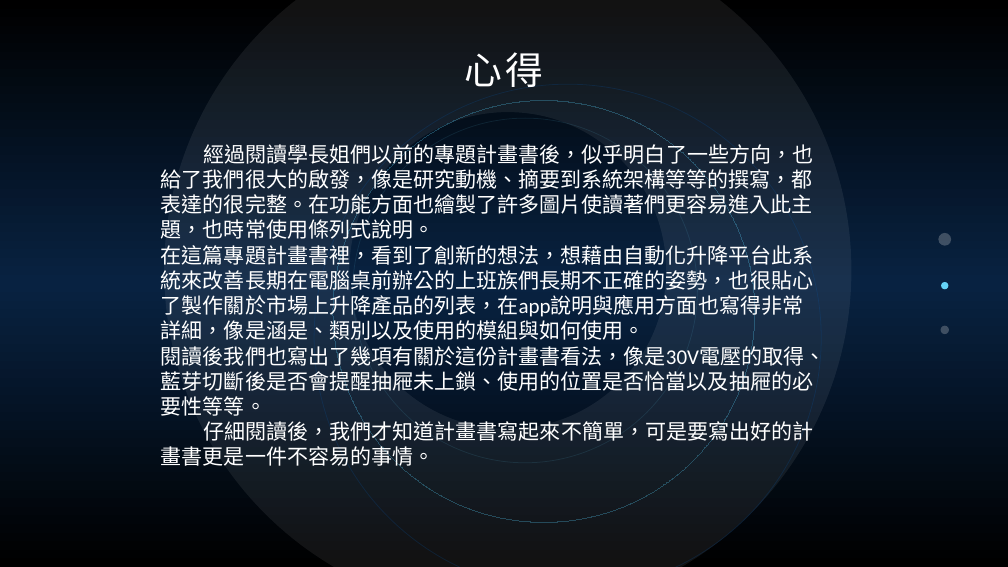
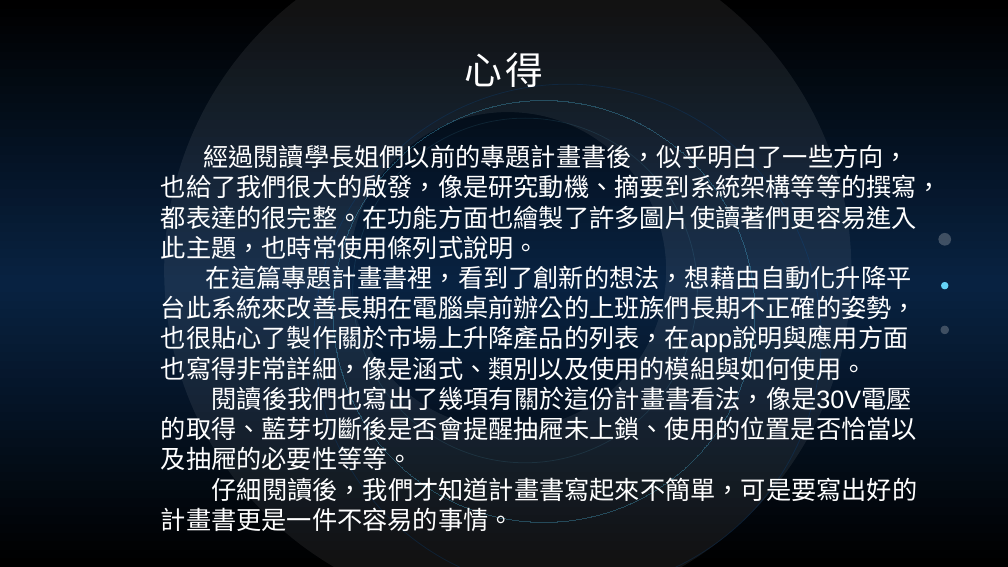
Before and after one commit to js20135987/108_SE_Team3, a slide deck: slide 12 of 第三組範例PPT_2019_10_23.pptx. Drawn at 1008x567 pixels with LibreOffice and Linux fonts; fonts in the diff are those of the drawing. Boxes give left, top, right and bottom in pixels: in the first picture for what was removed or moved away, otherwise in the second. Text is boxed around its words. In the diff, an @@ line names an element or a change of style, - is before the commit and + after.

```diff
--- a/第三組範例PPT_2019_10_23.pptx
+++ b/第三組範例PPT_2019_10_23.pptx
@@ text at (161,140,942,531): size 20 to 24 pt, font Calibri to Arial in "經過閱讀學長姐們以前的專題計畫書後，似乎明白了一些方向，也給了我們很大的啟發，像是研究動機、摘要到系統架構等等的撰寫，都 ...", "閱讀後我們也寫出了幾項有關於這份計畫書看法，像是30V電壓的取得、藍芽切斷後是否會提醒抽屜未上鎖、使用的位置是否恰當以及 ...", "仔細閱讀後，我們才知道計畫書寫起來不簡單，可是要寫出好的計畫書更是一件不容易的事情。" @@
@@ text at (161,261,917,385): text changed; size 20 to 24 pt; font Calibri to Arial @@
-在這篇專題計畫書裡，看到了創新的想法，想藉由自動化升降平台此系統來改善長期在電腦桌前辦公的上班族們長期不正確的姿勢，也很貼心了製作關於市場上升降產品的列表，在app說明與應用方面也寫得非常詳細，像是涵是、類別以及使用的模組與如何使用。
+在這篇專題計畫書裡，看到了創新的想法，想藉由自動化升降平台此系統來改善長期在電腦桌前辦公的上班族們長期不正確的姿勢，也很貼心了製作關於市場上升降產品的列表，在app說明與應用方面也寫得非常詳細，像是涵式、類別以及使用的模組與如何使用。
```
Also in this commit, not shown: 9 other slides changed, 1 slide added.
